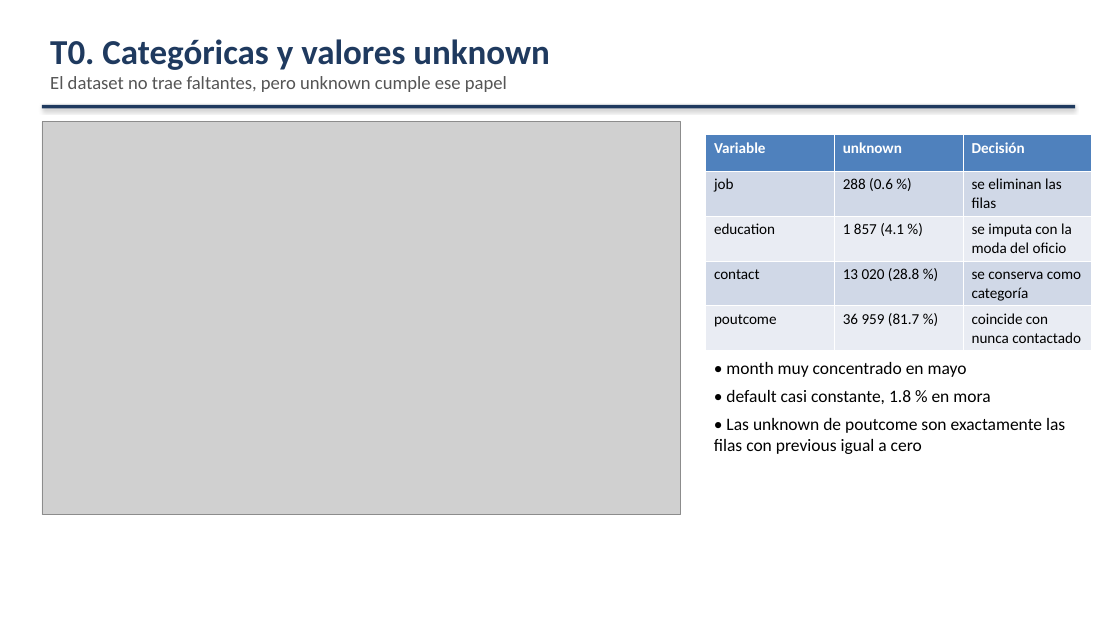
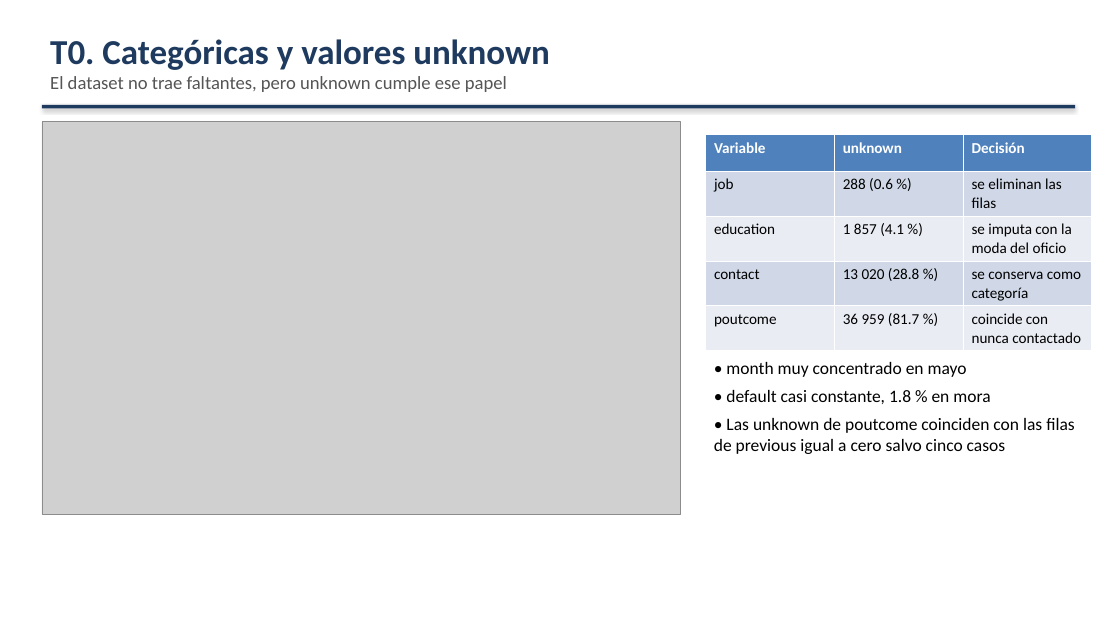
Before and after one commit to Checho019/maestria-inteligencia-computacional, a slide deck: slide 6 of Exposicion Bank/exposicion_bank.pptx. Drawn at 1120x630 pixels with LibreOffice and Linux fonts; fonts in the diff are those of the drawing; grey boxes stand for pictures. Boxes give left, top, right and bottom in pixels: in the first picture for what was removed or moved away, otherwise in the second. Text is boxed around its words. In the diff, an @@ line names an element or a change of style, - is before the commit and + after.

```diff
--- a/Exposicion Bank/exposicion_bank.pptx
+++ b/Exposicion Bank/exposicion_bank.pptx
@@ text at bbox=[714, 418, 1074, 454]: text changed @@
-• Las unknown de poutcome son exactamente las filas con previous igual a cero
+• Las unknown de poutcome coinciden con las filas de previous igual a cero salvo cinco casos
```
Also in this commit, not shown: 11 other slides changed, 1 slide added, 12 other files.
